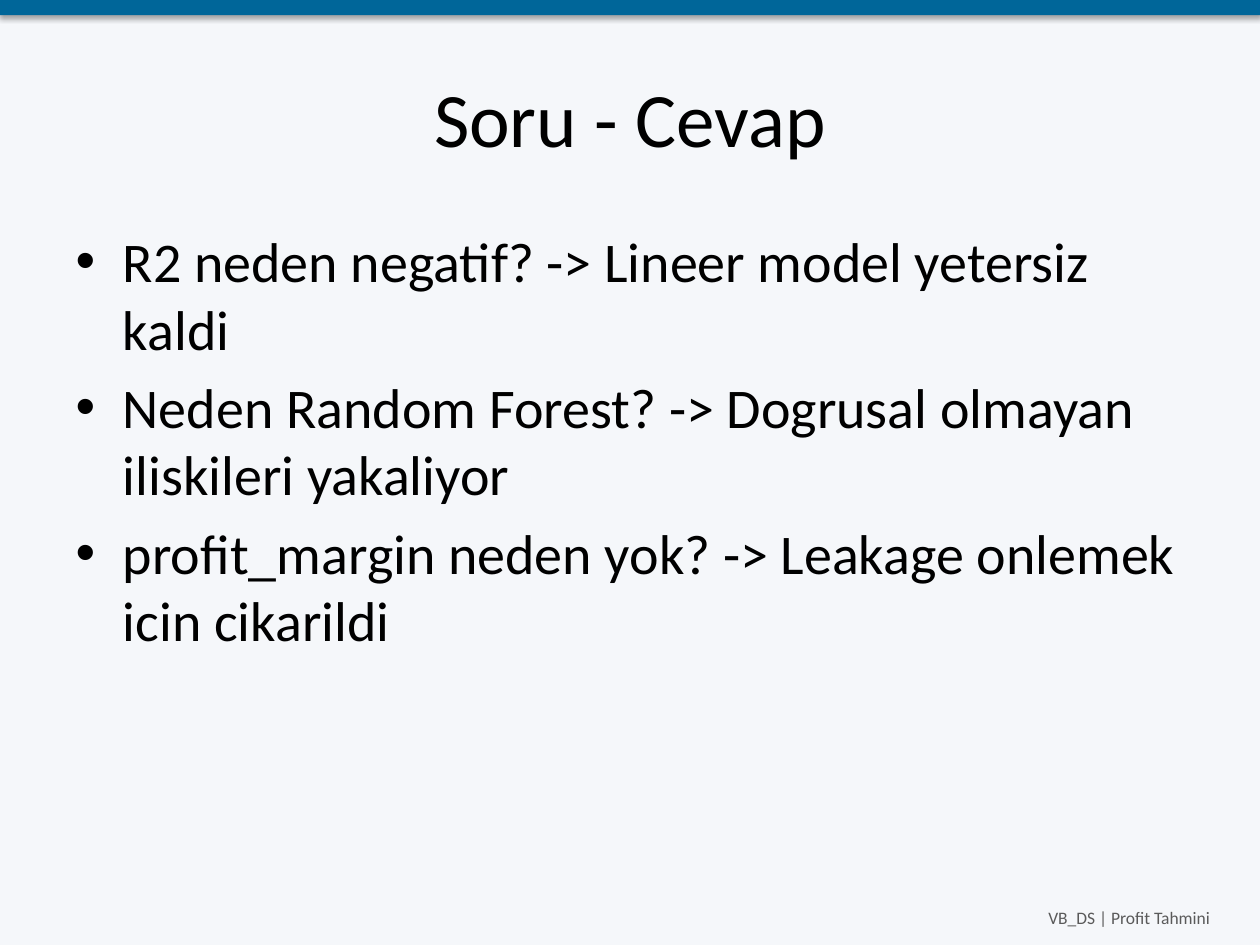
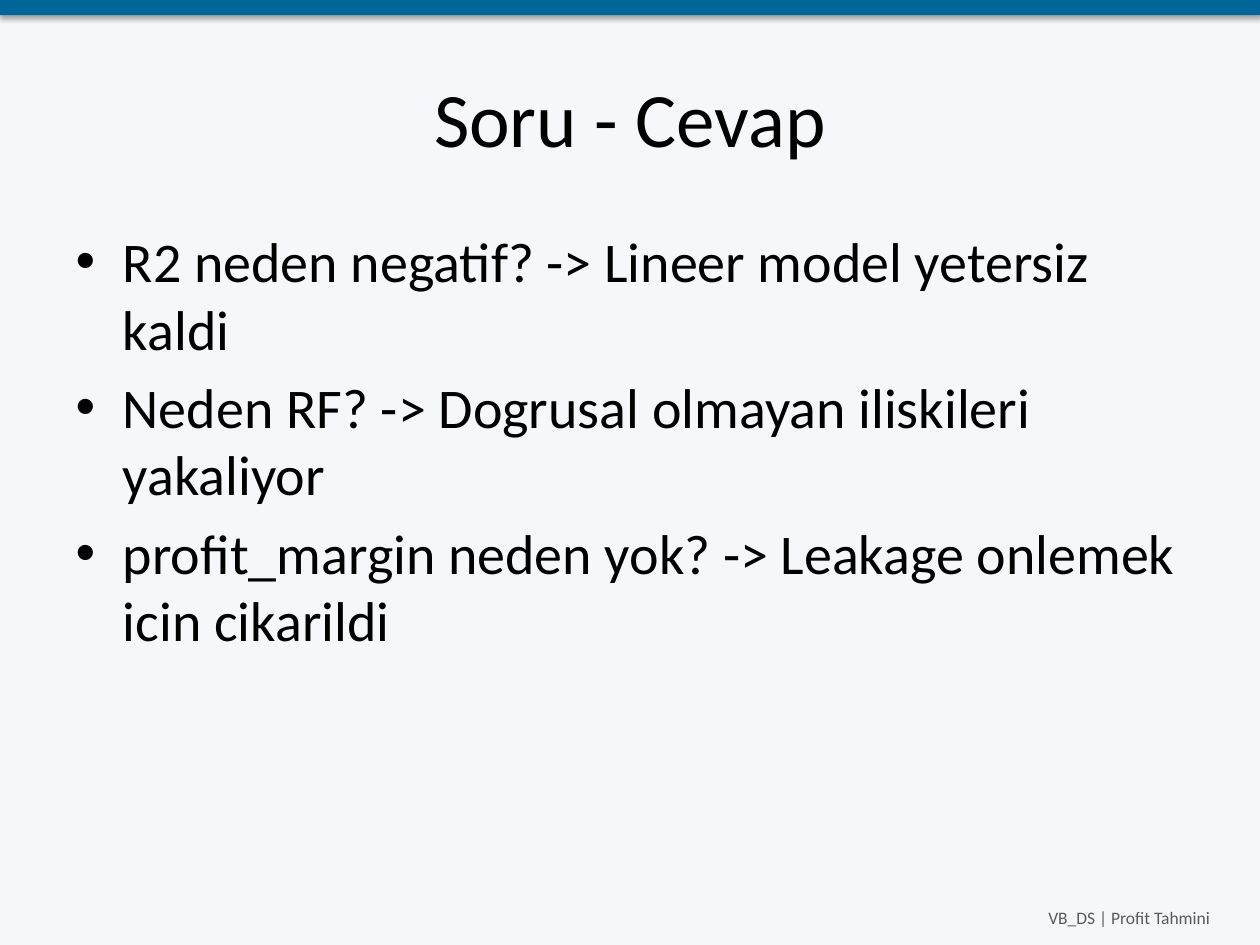
Before and after one commit to esN2k/VB_DS, a slide deck: slide 10 of SUNUM_SLIDES.pptx. Drawn at 1260x945 pixels with LibreOffice and Linux fonts; fonts in the diff are those of the drawing. Boxes give left, top, right and bottom in pixels: in the first picture for what was removed or moved away, otherwise in the second. Text is boxed around its words. In the diff, an @@ line names an element or a change of style, - is before the commit and + after.

```diff
--- a/SUNUM_SLIDES.pptx
+++ b/SUNUM_SLIDES.pptx
@@ text at box(123, 389, 1030, 504): text changed @@
-• Neden Random Forest? -> Dogrusal olmayan iliskileri yakaliyor
+• Neden RF? -> Dogrusal olmayan iliskileri yakaliyor
```
Also in this commit, not shown: 3 other slides changed, 17 other files.
